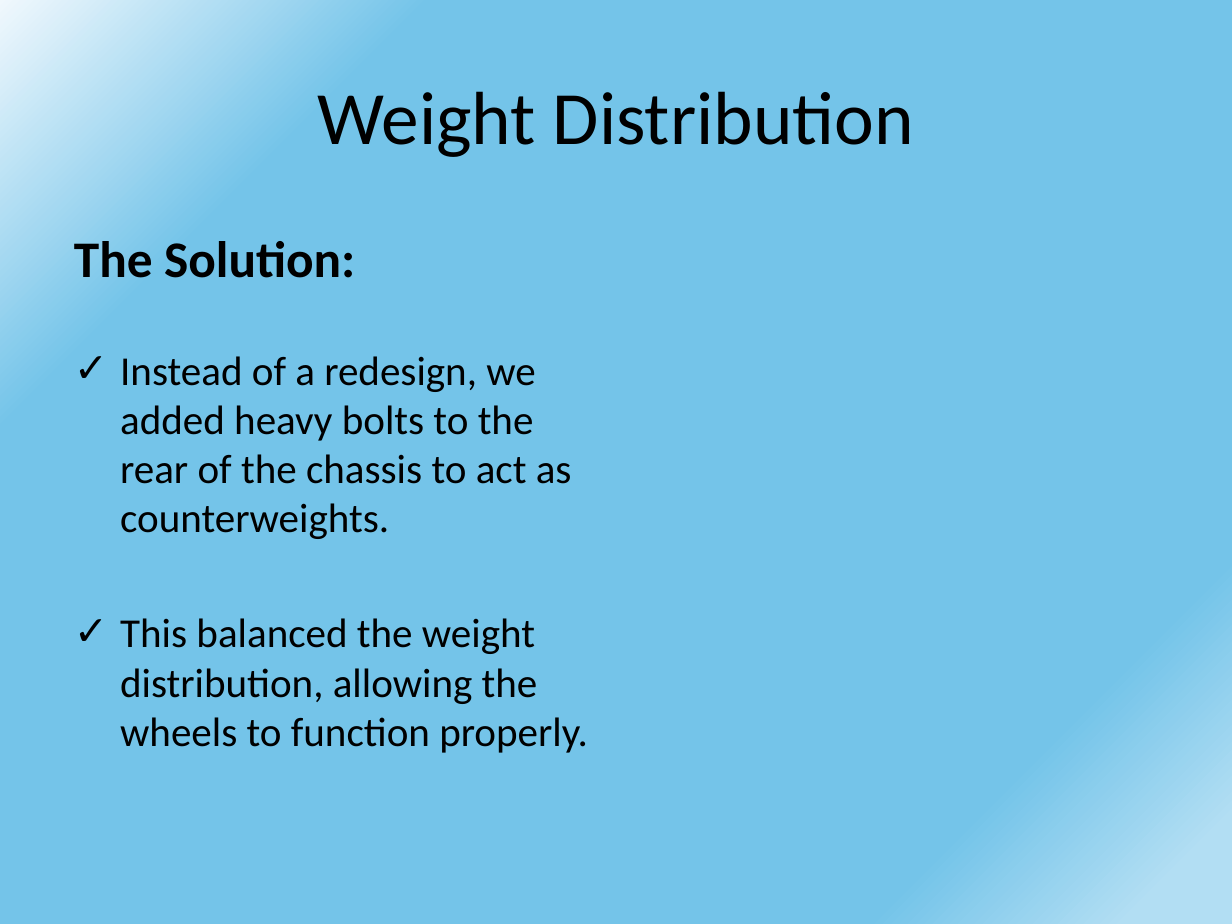
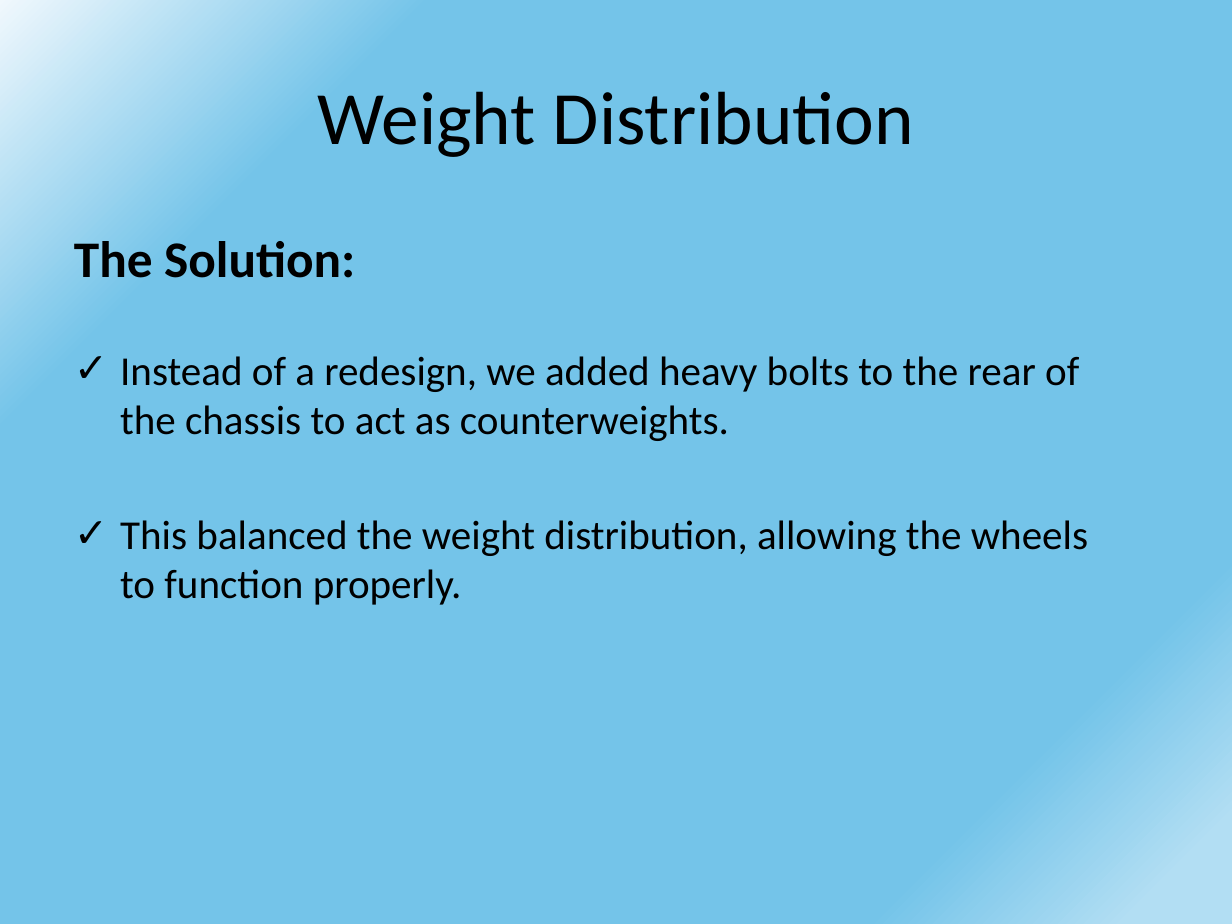
Before and after one commit to DariaShushkova/Autonomous_vehicle_prototype, a slide deck: slide 16 of Presentation.pptx. Drawn at 1232x924 pixels with LibreOffice and Linux fonts; fonts in the diff are those of the drawing. Boxes give left, top, right and bottom in pixels: in the first picture for what was removed or moved away, otherwise in the second. Text is boxed around its words. In the diff, an @@ line names an element or a change of style, - is before the commit and + after.

Commit message:
some small updates in the presentation

```diff
--- a/Presentation.pptx
+++ b/Presentation.pptx
@@ text "The Solution:" rewrapped from [74,241,588,753] to [74,241,1088,605] @@
```
Also in this commit, not shown: 1 other slide changed.
